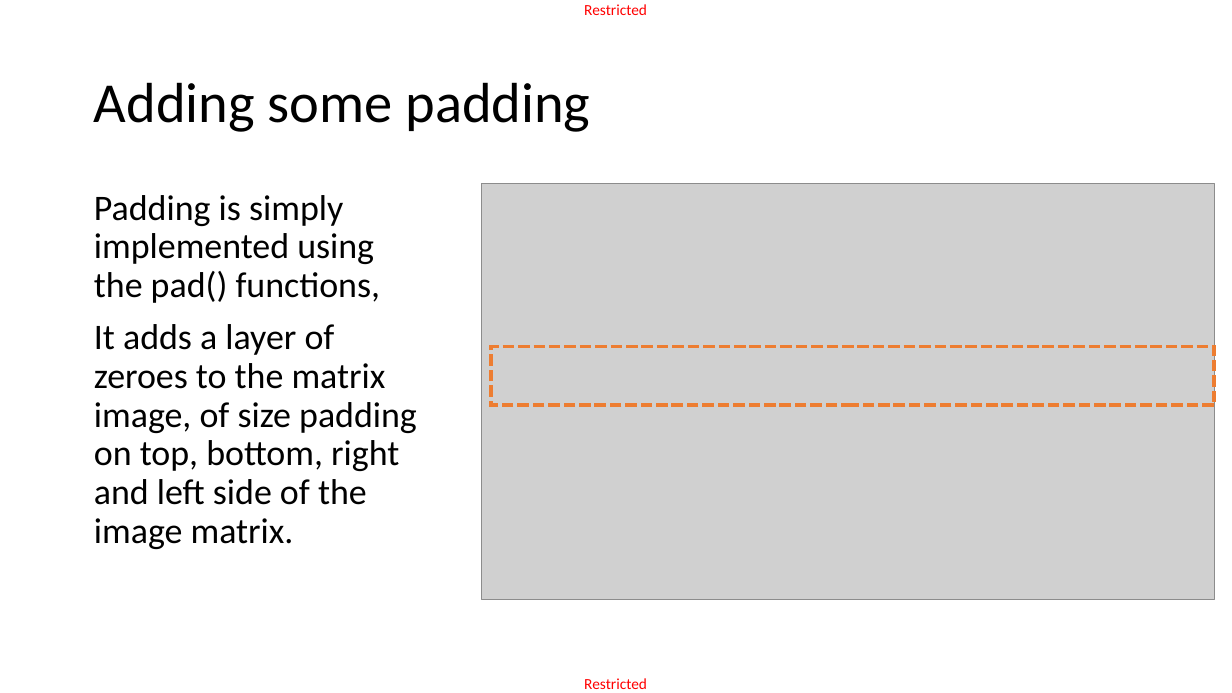
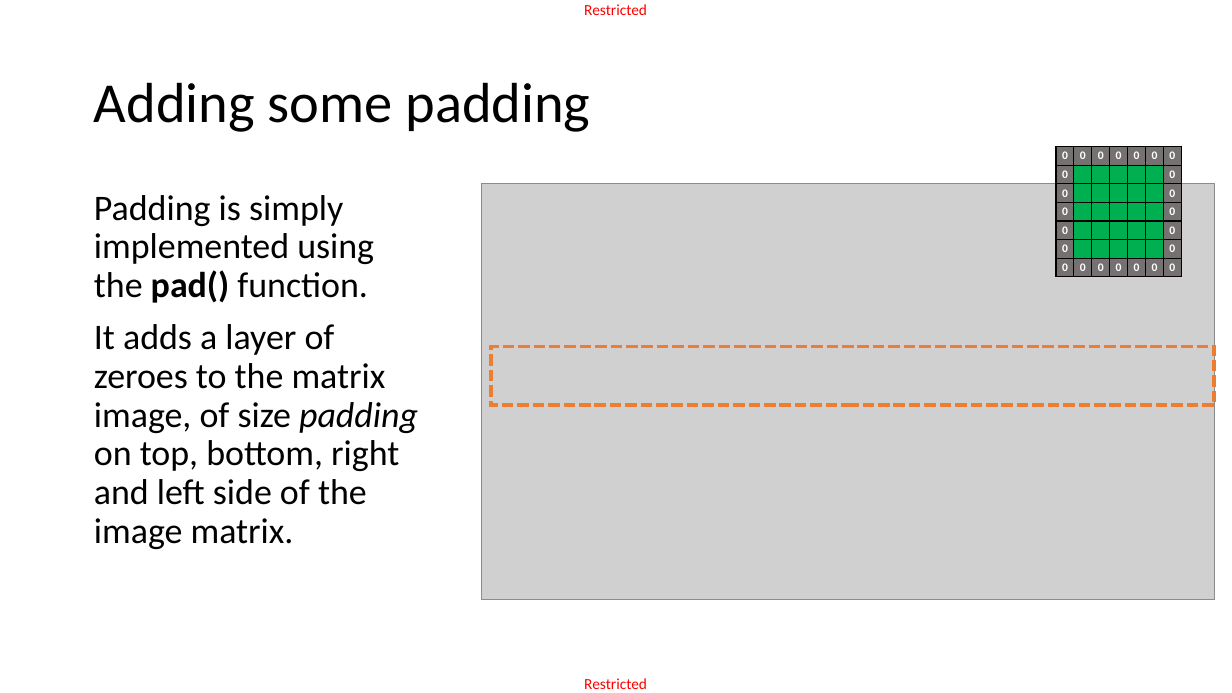
Before and after one commit to matthieudemari/SUTD_DL_50_039, a slide deck: slide 46 of W4/1. W4S1 final/W4S1.pptx (slide 44 before the commit). Drawn at 1232x693 pixels with LibreOffice and Linux fonts; fonts in the diff are those of the drawing; grey boxes stand for pictures. Boxes give left, top, right and bottom in pixels: in the first picture for what was removed or moved away, otherwise in the second. Text is boxed around its words. In the diff, an @@ line names an element or a change of style, - is before the commit and + after.

```diff
--- a/W4/1. W4S1 final/W4S1.pptx
+++ b/W4/1. W4S1 final/W4S1.pptx
@@ table added at (1056,147,1179,275), 7 rows, 7 columns @@
+0 | 0 | 0 | 0 | 0 | 0 | 0
+0 |  |  |  |  |  | 0
+0 |  |  |  |  |  | 0
+0 |  |  |  |  |  | 0
+0 |  |  |  |  |  | 0
+0 |  |  |  |  |  | 0
+0 | 0 | 0 | 0 | 0 | 0 | 0
@@ text at (94,195,374,303): text changed @@
-Padding is simply implemented using the pad() functions,
+Padding is simply implemented using the pad() function.
@@ text at (94,324,418,549): italic on in "padding" @@
```
Also in this commit, not shown: 10 other slides changed, 2 slides added, 2 other files.
